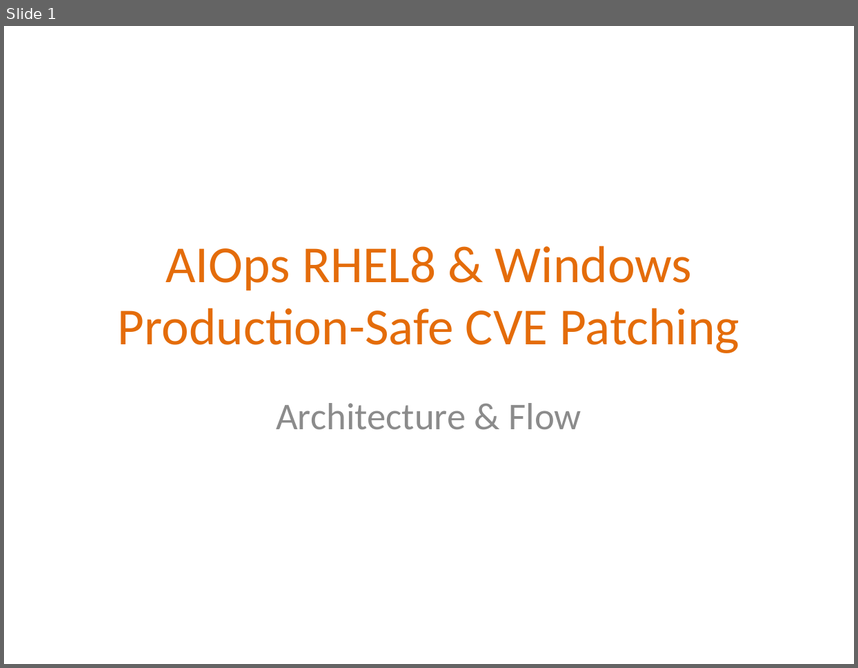
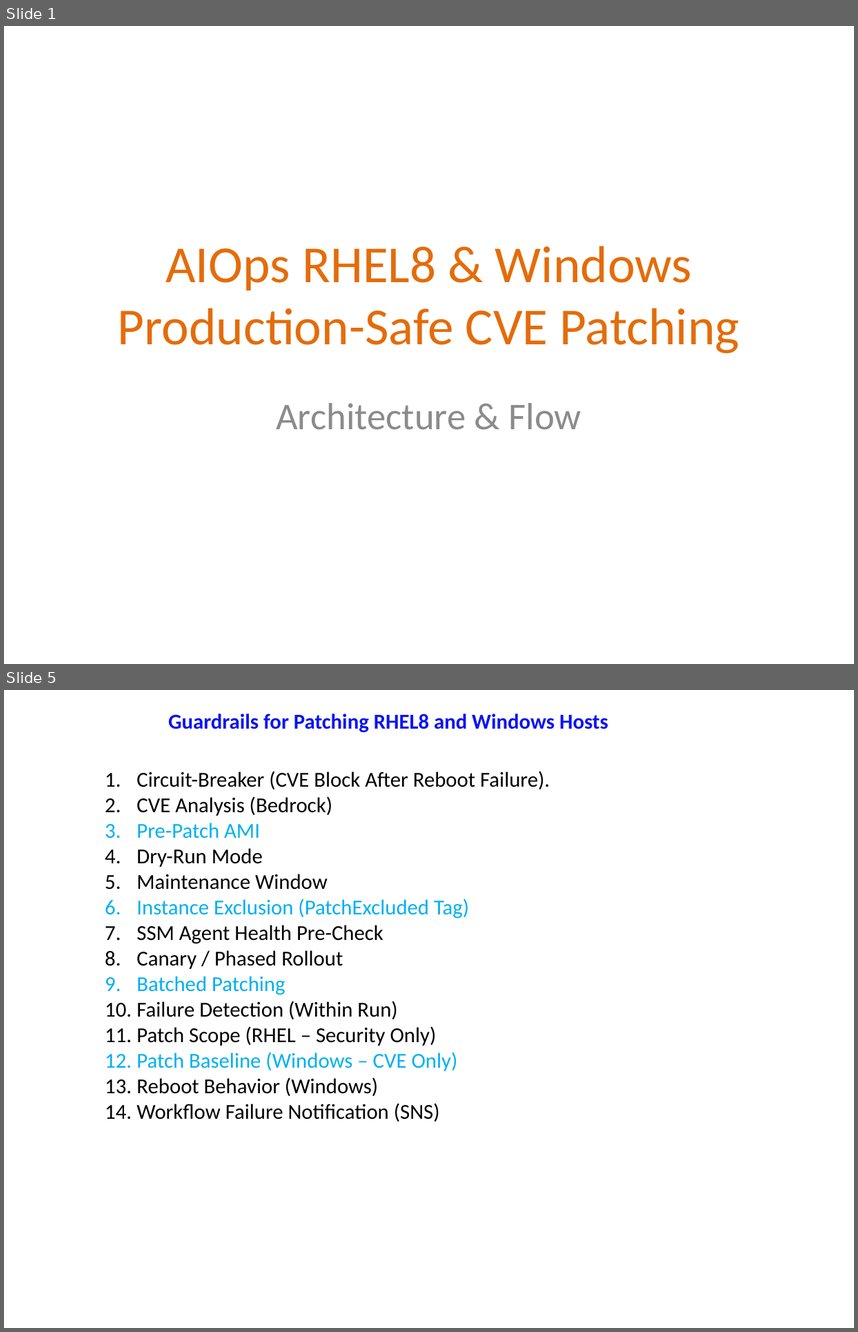
Before and after one commit to ckbitra/aiops-r8, a slide deck: docs/aiops_r8_presentation.pptx. Shown one above the other, each under a label of ours: slide 1 before the commit, slides 1 and 5 after it; the slides between them are not shown. The pictures are 858x668 and 858x1332 pixels, drawn with LibreOffice and Linux fonts; fonts in the diff are those of the drawing. Boxes give left, top, right and bottom in pixels: in the first picture for what was removed or moved away, otherwise in the second. Text is boxed around its words. In the diff, an @@ line names an element or a change of style, - is before the commit and + after.

```diff
--- a/docs/aiops_r8_presentation.pptx
+++ b/docs/aiops_r8_presentation.pptx
@@ slide 5 added at [4,690,854,1328], background #FFFFFF @@
@@ text added at [168,713,608,733], 18 pt, text #0A13F4, bold @@
+Guardrails for Patching RHEL8 and Windows Hosts
@@ text added at [136,771,550,1121], 18 pt, text #000000 @@
+1. Circuit-Breaker (CVE Block After Reboot Failure).
+2. CVE Analysis (Bedrock)
+3. Pre-Patch AMI
+4. Dry-Run Mode
+5. Maintenance Window
+6. Instance Exclusion (PatchExcluded Tag)
+7. SSM Agent Health Pre-Check
+8. Canary / Phased Rollout
+9. Batched Patching
+10. Failure Detection (Within Run)
+11. Patch Scope (RHEL – Security Only)
+12. Patch Baseline (Windows – CVE Only)
+13. Reboot Behavior (Windows)
+14. Workflow Failure Notification (SNS)
```
Also in this commit, not shown: 1 slide changed, 6 other slides added, 4 slides removed, 4 other files.
